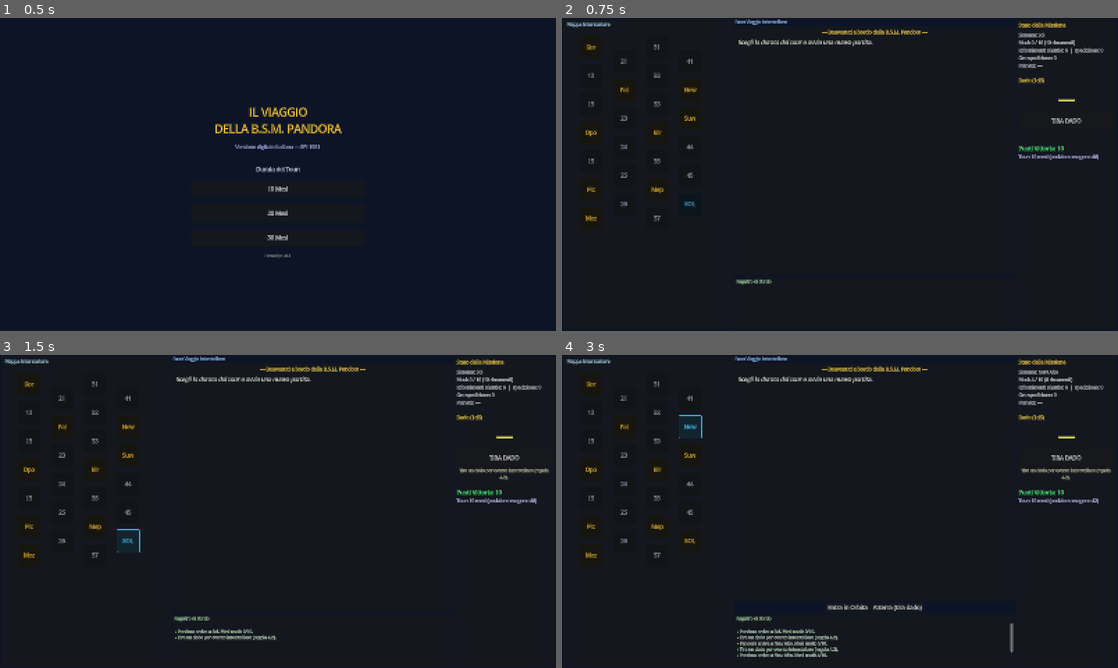
Above: before the commit, frames 1-4 (two rows, left to right).
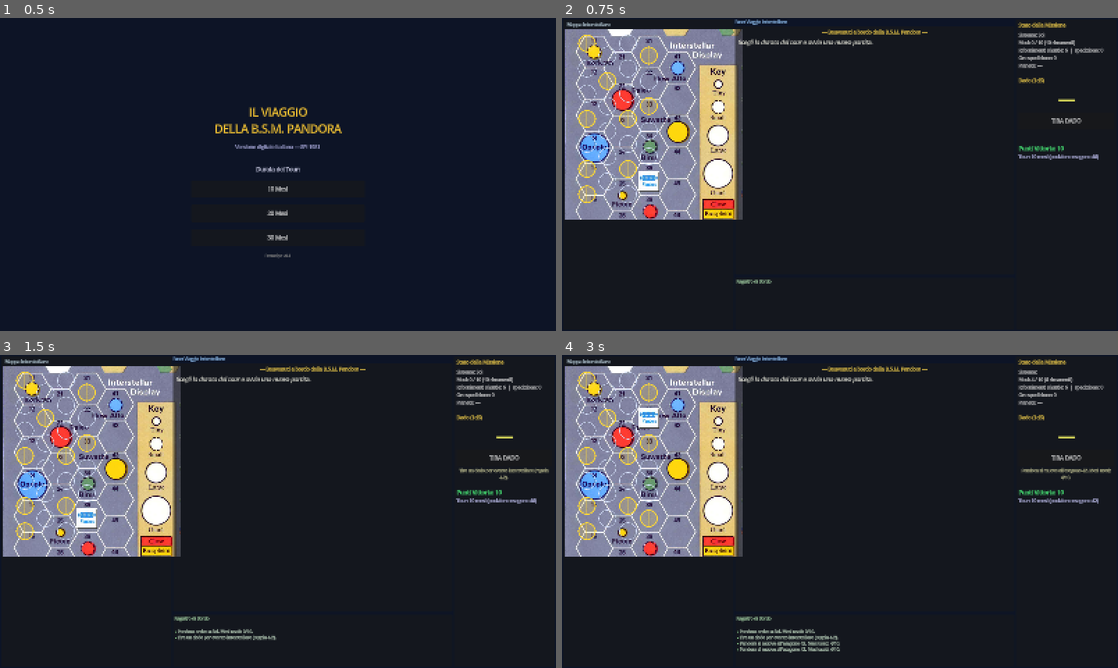
Above: after the commit, the same moments.

Repository: Tannoiser2/voyage-of-BSM-Pandora
Game: Godot game, scene res://scenes/Main.tscn
Same seed, same stepped clock (60 frames per second), same inputs: the game is played once before the commit and once after it.
Inputs (mouse positions are in pixels of both pictures, inside the frame that each line leads up to; where the layout moved, square brackets give the same spot in the first picture):
- Up to frame 1 (0.5 s): no input
- Up to frame 2 (0.75 s): click "10 Mesi" at 0.5 s
- Up to frame 3 (1.5 s): click (88, 517) [127, 539] at 1.25 s
- Up to frame 4 (3 s): click (650, 417) [689, 426] at 2 s; click (650, 417) [689, 426] at 2.75 s

Frame 1 is identical in both runs. In frame 2, 19% of the frame differs, in the area x 0-33%, y 1-65%; in frame 3, 19%; in frame 4, 20%, in the area x 0-99%, y 1-97%.

Commit message:
Usa la mappa originale per il Display Interstellare
- interstellar.json: corretto New Alto da esagono 42 a 41 (verificato
  sulla mappa originale); aggiunta geometria mappa (regione di ritaglio
  e parametri griglia in pixel)
- GameScreen: il Display Interstellare ora usa il ritaglio reale di
  Voyage Map.jpg come sfondo (AtlasTexture), con pulsanti trasparenti
  allineati agli esagoni reali; bordi colorati per esagono attuale
  (cyan) e destinazioni raggiungibili (oro); marker originale della
  Pandora sovrapposto nella posizione corrente

https://claude.ai/code/session_01S8moVytLqzBh7UZi8APKk5

Diff:
--- a/godot/data/interstellar.json
+++ b/godot/data/interstellar.json
@@ -55,11 +55,16 @@
       "planet_para": {"10": "092", "20": "102", "30": "112"}
     },
     "New Alto": {
-      "hex": 42,
+      "hex": 41,
       "x": 320, "y": 265,
       "planets": ["New Alto"],
       "planet_para": {"10": "093", "20": "103", "30": "113"}
     }
+  },
+  "map": {
+    "image": "res://assets/map/Voyage Map.jpg",
+    "region": {"x": 0, "y": 1335, "w": 510, "h": 545},
+    "grid": {"base_x": 66, "base_y": 1376, "dx": 63, "dy": 77, "even_offset": 38}
   },
   "adjacency": {
     "11": [12, 21],
--- a/godot/scripts/GameScreen.gd
+++ b/godot/scripts/GameScreen.gd
@@ -11,6 +11,15 @@
 var dice_panel: Control
 var current_para_num: int = 0
 
+# Overlay della mappa interstellare reale (Voyage Map.jpg)
+const INTER_REGION := Rect2(0, 1335, 510, 545)
+const INTER_SCALE := 0.94
+const INTER_OFFSET := Vector2(6, 30)
+const GRID_BASE := Vector2(66, 1376)   # centro esagono 11 in pixel mappa
+const GRID_DX := 63.0
+const GRID_DY := 77.0
+const GRID_EVEN_OFFSET := 38.0
+
 func _ready() -> void:
 	_build_ui()
 	_connect_signals()
@@ -46,14 +55,24 @@
 	interstellar_display = Control.new()
 	interstellar_display.set_anchors_and_offsets_preset(Control.PRESET_FULL_RECT)
 	left_panel.add_child(interstellar_display)
-	interstellar_display.draw.connect(_draw_interstellar)
+
+	# Sfondo: ritaglio reale del Display Interstellare dalla mappa originale
+	var inter_bg := TextureRect.new()
+	var atlas := AtlasTexture.new()
+	atlas.atlas = load("res://assets/map/Voyage Map.jpg")
+	atlas.region = INTER_REGION
+	inter_bg.texture = atlas
+	inter_bg.position = INTER_OFFSET
+	inter_bg.size = INTER_REGION.size * INTER_SCALE
+	inter_bg.stretch_mode = TextureRect.STRETCH_SCALE
+	interstellar_display.add_child(inter_bg)
 
 	# LEFT PANEL title
 	var left_title := Label.new()
 	left_title.text = "Mappa Interstellare"
-	left_title.position = Vector2(10, 5)
+	left_title.position = Vector2(10, 6)
 	left_title.add_theme_font_size_override("font_size", 13)
-	left_title.add_theme_color_override("font_color", Color(0.7, 0.9, 1.0))
+	left_title.add_theme_color_override("font_color", Color(0.85, 0.95, 1.0))
 	interstellar_display.add_child(left_title)
 
 	# Draw hex buttons
@@ -331,28 +350,35 @@
 
 			var btn := Button.new()
 			btn.name = "Hex_%d" % hex_id
-			btn.custom_minimum_size = Vector2(64, 64)
-			btn.position = pos - Vector2(32, 32)
+			btn.custom_minimum_size = Vector2(52, 52)
+			btn.size = Vector2(52, 52)
+			btn.position = pos - Vector2(26, 26)
 			btn.pressed.connect(_on_hex_clicked.bind(hex_id))
-
 			var sys_name := GameData.get_planet_for_hex(hex_id)
-			if sys_name != "" and sys_name != "Sol":
-				btn.text = sys_name.substr(0, 3)  # abbreviated name
-			elif sys_name == "Sol":
-				btn.text = "SOL"
-			else:
-				btn.text = str(hex_id)
-
+			btn.tooltip_text = sys_name if sys_name != "" else "Esagono %d" % hex_id
 			interstellar_display.add_child(btn)
 
+	# Marker originale della Pandora (sopra i pulsanti)
+	var marker := TextureRect.new()
+	marker.name = "PandoraMarker"
+	marker.texture = load("res://assets/markers/Marker_Pandora.png")
+	marker.custom_minimum_size = Vector2(44, 38)
+	marker.size = Vector2(44, 38)
+	marker.stretch_mode = TextureRect.STRETCH_KEEP_ASPECT_CENTERED
+	marker.mouse_filter = Control.MOUSE_FILTER_IGNORE
+	interstellar_display.add_child(marker)
+
 func _hex_to_screen_pos(hex_id: int) -> Vector2:
+	# Centro dell'esagono in coordinate del pannello, allineato alla mappa reale
 	var col := hex_id / 10
 	var row := hex_id % 10
-	var x := 80.0 + (col - 1) * 95.0
-	var y := 80.0 + (row - 1) * 82.0
+	var fx := GRID_BASE.x + (col - 1) * GRID_DX
+	var fy := GRID_BASE.y + (row - 1) * GRID_DY
 	if col % 2 == 0:
-		y += 41.0  # stagger even columns
-	return Vector2(x, y)
+		fy += GRID_EVEN_OFFSET
+	var px := INTER_OFFSET.x + (fx - INTER_REGION.position.x) * INTER_SCALE
+	var py := INTER_OFFSET.y + (fy - INTER_REGION.position.y) * INTER_SCALE
+	return Vector2(px, py)
 
 # --- Environ (superficie planetaria) -----------------------------------------
 
@@ -521,18 +547,33 @@
 			var btn := find_child("Hex_%d" % hex_id, true, false) as Button
 			if not btn: continue
 
+			var sb := StyleBoxFlat.new()
+			sb.bg_color = Color(0, 0, 0, 0)
+			sb.set_corner_radius_all(26)
+			sb.set_border_width_all(3)
+			sb.border_color = Color(1, 1, 1, 0)  # invisibile di default
+
 			if hex_id == GameState.pandora_hex:
-				btn.modulate = Color(0.3, 0.8, 1.0)
+				sb.border_color = Color(0.3, 0.9, 1.0)
+				sb.bg_color = Color(0.3, 0.9, 1.0, 0.28)
 			elif GameData.get_planet_for_hex(hex_id) != "":
-				var can_reach := GameState.can_move_to(hex_id)
-				btn.modulate = Color(1.0, 0.8, 0.2) if can_reach else Color(0.5, 0.4, 0.1)
+				if GameState.can_move_to(hex_id):
+					sb.border_color = Color(1.0, 0.85, 0.2)
+					sb.bg_color = Color(1.0, 0.85, 0.2, 0.18)
 			else:
 				if GameState.can_move_to(hex_id):
-					btn.modulate = Color(0.7, 0.7, 0.8)
-				else:
-					btn.modulate = Color(0.35, 0.35, 0.4)
+					sb.border_color = Color(0.85, 0.9, 1.0, 0.7)
+
+			for st in ["normal", "hover", "pressed", "focus"]:
+				btn.add_theme_stylebox_override(st, sb)
 
 			btn.disabled = (GameState.current_phase != GameState.Phase.INTERSTELLAR)
+
+	# Posiziona il marker della Pandora sull'esagono attuale
+	var marker := find_child("PandoraMarker", true, false) as TextureRect
+	if marker:
+		var p := _hex_to_screen_pos(GameState.pandora_hex)
+		marker.position = p - marker.size / 2.0
 
 func _draw_interstellar() -> void:
 	pass  # hex buttons handle display; could add draw lines between hexes later
